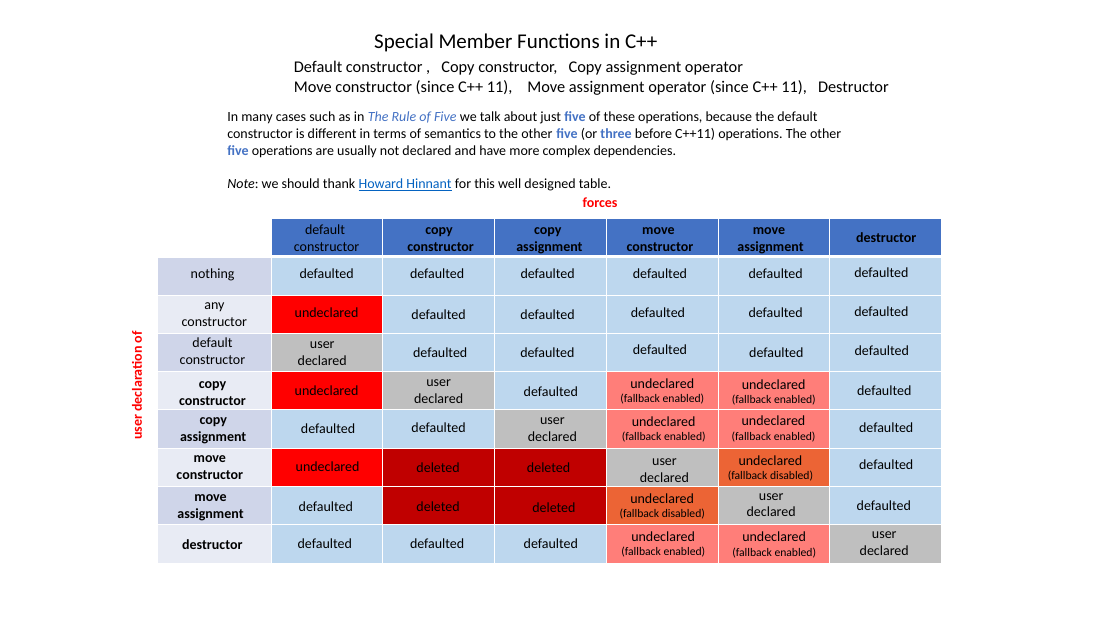
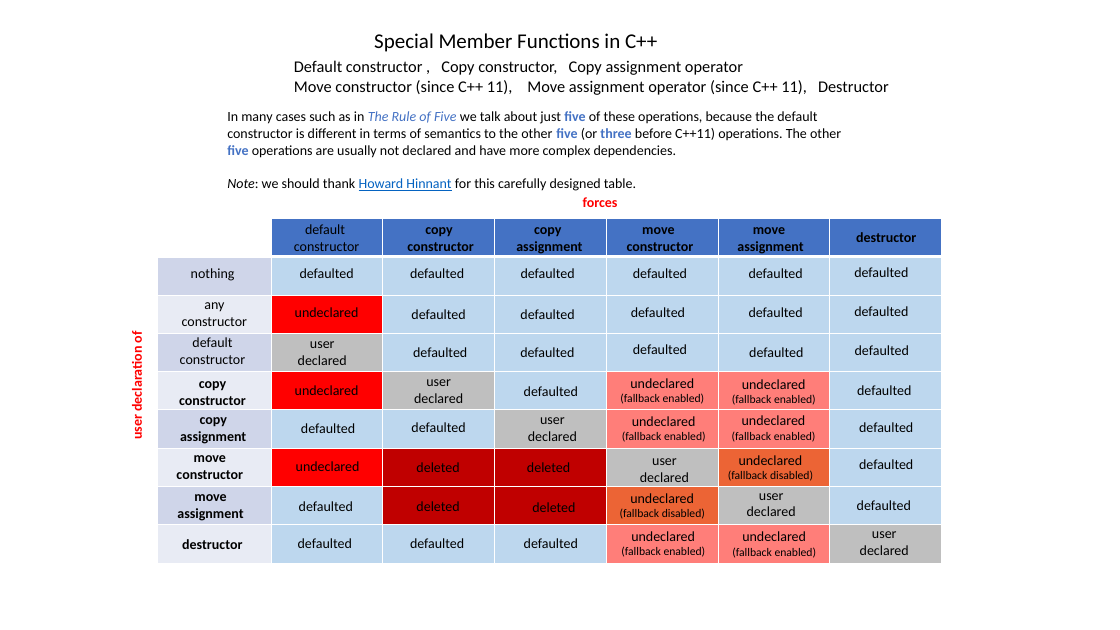
Before and after one commit to dimitarpg13/cpp_move_semantics, a slide deck: slide 1 of basics/SpecialMemberFunctionsInC++.pptx. Drawn at 1120x630 pixels with LibreOffice and Linux fonts; fonts in the diff are those of the drawing. Boxes give left, top, right and bottom in pixels: in the first picture for what was removed or moved away, otherwise in the second. Text is boxed around its words. In the diff, an @@ line names an element or a change of style, - is before the commit and + after.

```diff
--- a/basics/SpecialMemberFunctionsInC++.pptx
+++ b/basics/SpecialMemberFunctionsInC++.pptx
@@ text at [227, 178, 636, 191]: text changed @@
-Note: we should thank Howard Hinnant for this well designed table.
+Note: we should thank Howard Hinnant for this carefully designed table.
```
Also in this commit, not shown: 1 other file.
